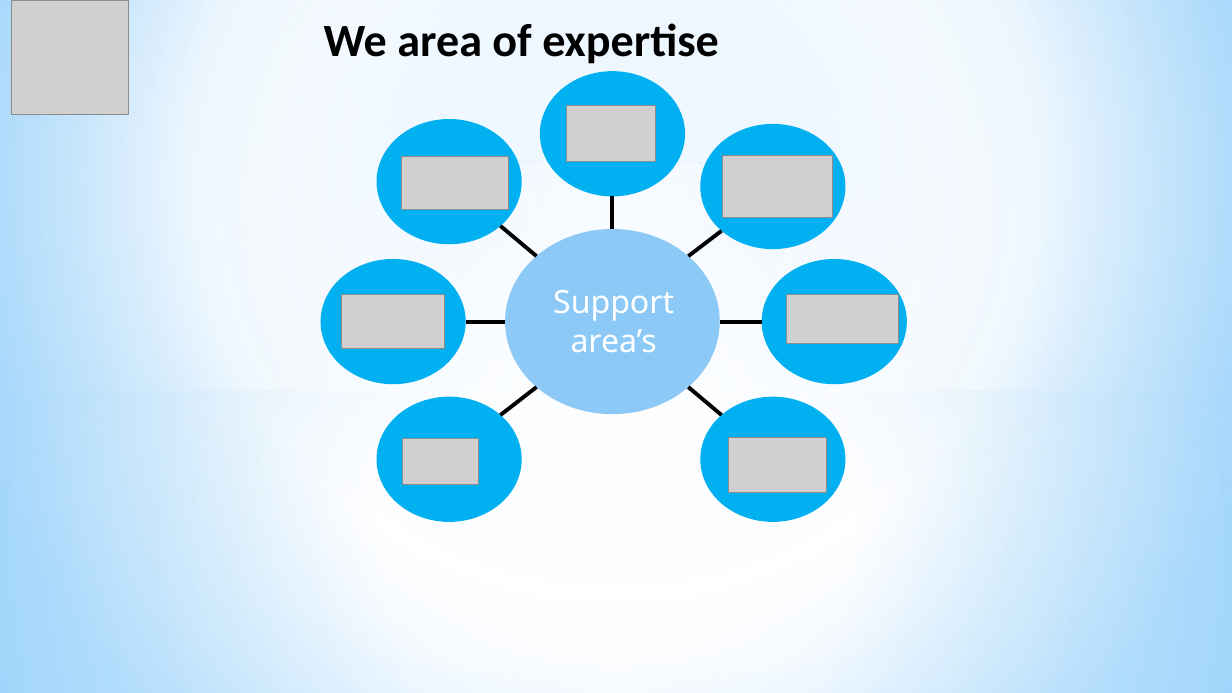
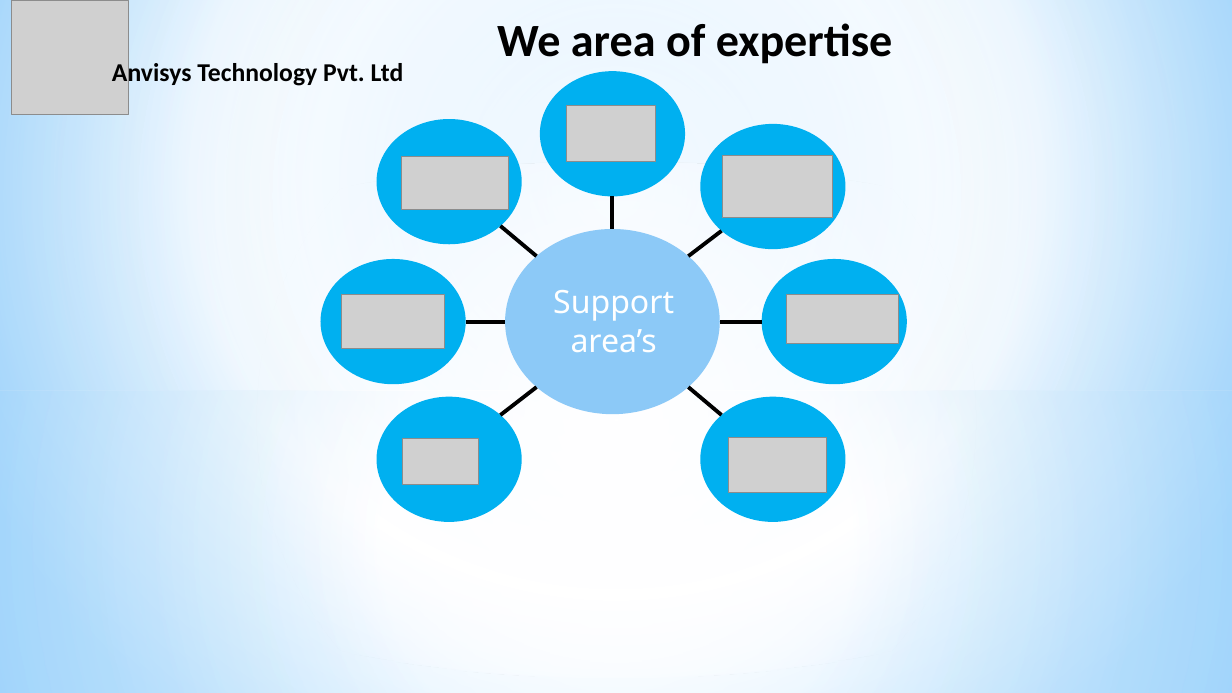
Before and after one commit to Anvisys/Documents, a slide deck: slide 21 of Anvisys technology presentation.pptx (slide 22 before the commit). Drawn at 1232x693 pixels with LibreOffice and Linux fonts; fonts in the diff are those of the drawing; grey boxes stand for pictures. Boxes give left, top, right and bottom in pixels: in the first picture for what was removed or moved away, otherwise in the second. Text is boxed around its words. In the diff, an @@ line names an element or a change of style, - is before the commit and + after.

```diff
--- a/Anvisys technology presentation.pptx
+++ b/Anvisys technology presentation.pptx
@@ text "We area of expertise": place and size @@
-text "We area of expertise" at box(324, 23, 719, 64)
+text "We area of expertise" at box(497, 23, 893, 64)
@@ text added at box(112, 60, 404, 87), 20 pt, text #000000, bold @@
+Anvisys Technology Pvt. Ltd
```
Also in this commit, not shown: 21 other slides changed, 16 slides added, 1 slide removed, 2 other files.
